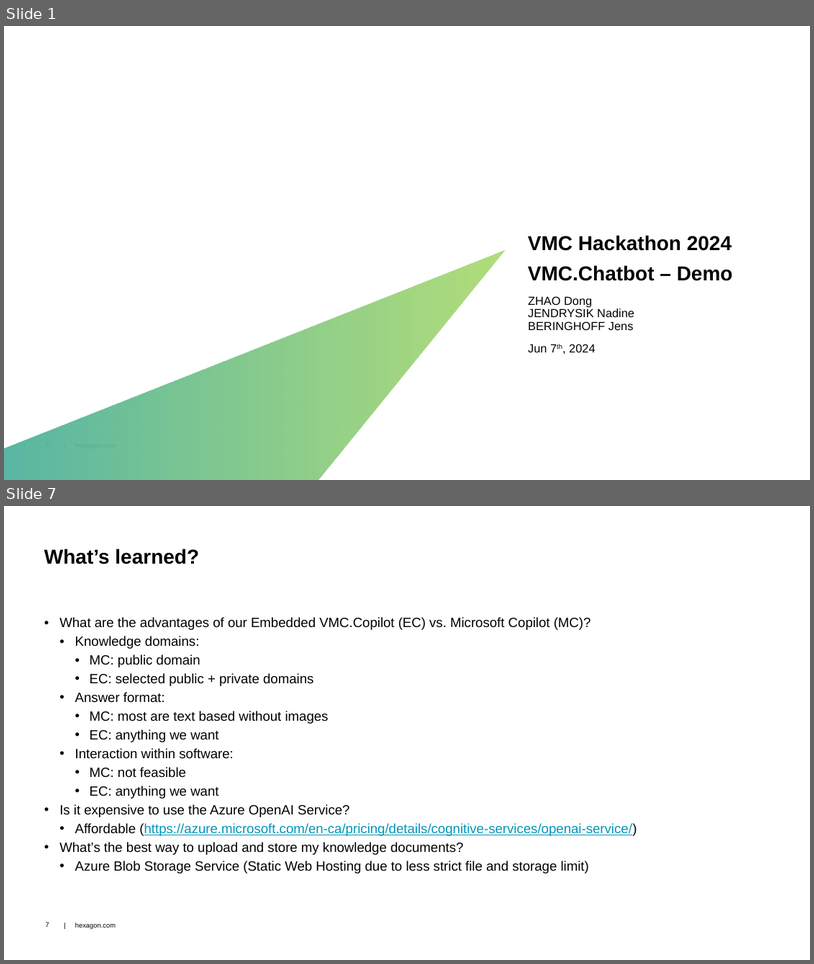
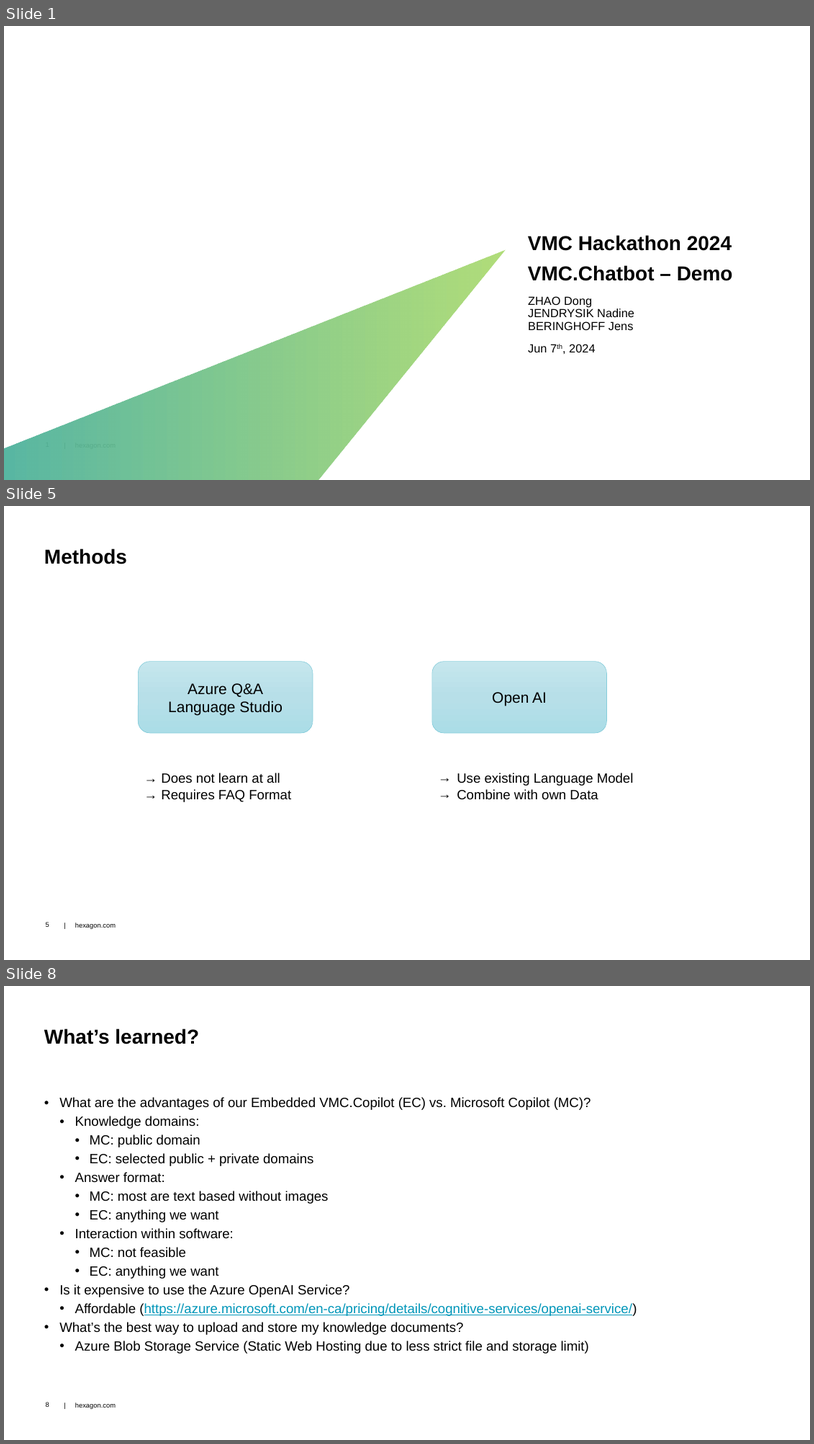
Before and after one commit to dongzgh/protos-vmccopilot, a slide deck: docs/VMC Hackathon 2024 - VMC.Chatbot - Demo.pptx. Shown one above the other, each under a label of ours: slides 1 and 7 before the commit, slides 1, 5 and 8 after it; the slides between them are not shown. The pictures are 814x964 and 814x1444 pixels, drawn with LibreOffice and Linux fonts; fonts in the diff are those of the drawing; background and template pictures are left out. Boxes give left, top, right and bottom in pixels: in the first picture for what was removed or moved away, otherwise in the second. Text is boxed around its words. In the diff, an @@ line names an element or a change of style, - is before the commit and + after.

```diff
--- a/docs/VMC Hackathon 2024 - VMC.Chatbot - Demo.pptx
+++ b/docs/VMC Hackathon 2024 - VMC.Chatbot - Demo.pptx
@@ slide 5 added at bbox=[4, 506, 810, 960], background #FFFFFF; not listed: 2 template elements that a slide beside it also shows @@
@@ title added at bbox=[44, 548, 127, 564], 24 pt, text #000000, bold @@
+Methods
@@ rounded rectangle added at bbox=[139, 662, 313, 733], fill gradient #C5E7EE to #B8E0E9 to #ACDEE8, outline #85CDDB 0.5 pt, 18 pt, text #000000 @@
+Azure Q&A
+Language Studio
@@ rounded rectangle added at bbox=[432, 662, 607, 733], fill gradient #C5E7EE to #B8E0E9 to #ACDEE8, outline #85CDDB 0.5 pt, 18 pt, text #000000 @@
+Open AI
@@ text added at bbox=[161, 772, 291, 802], 16 pt, text #000000 @@
+→ Does not learn at all
+→ Requires FAQ Format
@@ text added at bbox=[457, 772, 634, 800], 16 pt, text #000000 @@
+→ Use existing Language Model
+→ Combine with own Data
@@ what was slide 7 is now slide 8 @@
@@ page number at bbox=[46, 1402, 49, 1406]: text changed @@
-7
+8
```
Also in this commit, not shown: 4 slides changed, 1 other slide added, 1 slide removed.
